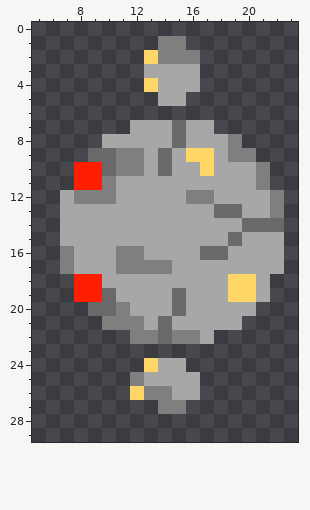
Edited in one commit: pixel-art sprite (assets/images/overlord.png). The picture above is the old version.
The file is 30x30 pixels. Shown: x 5..23, y 0..29.
After:
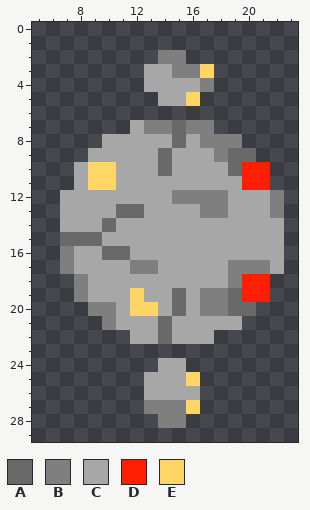
Palette (. is transparent): A #696969  B #7f7f7f  C #a7a7a7  D #ff1e00  E #ffd566
Edits made:
@@ x 5..23 @@
  0 ...................
- 1 .........BB........
- 2 ........EBBB.......
- 3 ........CCCC.......
- 4 ........ECCC.......
- 5 .........CC........
+ 1 ...................
+ 2 .........BB........
+ 3 ........CCBBE......
+ 4 ........CCCCB......
+ 5 .........CCE.......
  6 ...................
- 7 .......CCCACC......
- 8 .....CCCCCACCCB....
- 9 ....AABBCACEECBB...
-10 ...DDABBCACCECCCB..
-11 ...DDBCCCCCCCCCCB..
-12 ..CBBBCCCCCBBCCCCB.
-13 ..CCCCCCCCCCCAACCB.
-14 ..CCCCCCCCCCCCCAAA.
-15 ..CCCCCCCCCCCCACCC.
-16 ..BCCCBBCCCCAACCCC.
-17 ..BCCCBBBBCCCCCCCC.
-18 ...DDCCCCCCCCCEEC..
-19 ...DDACCCCACCCEEC..
-20 ....AABCCCACCCCC...
-21 .....BBBCACCCCC....
-22 .......BBABBC......
+ 7 .......CBBABB......
+ 8 .....CCCCCACBBB....
+ 9 ....CCCCCACCCBAA...
+10 ...CEECCCACCCCADD..
+11 ...CEECCCCCCCCCDD..
+12 ..CCCCCCCCBBBBCCCB.
+13 ..CCCCAACCCCBBCCCB.
+14 ..CCCACCCCCCCCCCCC.
+15 ..AAACCCCCCCCCCCCC.
+16 ..BCCAACCCCCCCCCCC.
+17 ..BCCCCBBCCCCCBBBC.
+18 ...BCCCCCCCCCCBDD..
+19 ...BCCCECCACBBADD..
+20 ....BBCEECACBBAA...
+21 .....BCCCACCCCC....
+22 .......CCACCC......
 23 ...................
-24 ........ECC........
-25 .......BCCCC.......
-26 .......EBBCC.......
-27 .........BB........
-28 ...................
+24 .........CC........
+25 ........CCCE.......
+26 ........CCCC.......
+27 ........BBBE.......
+28 .........BB........
 29 ...................
Boxes around the changes in both pictures, in picture pixels (x1, y1, x2, y2):
changed: (60, 36, 284, 428)
